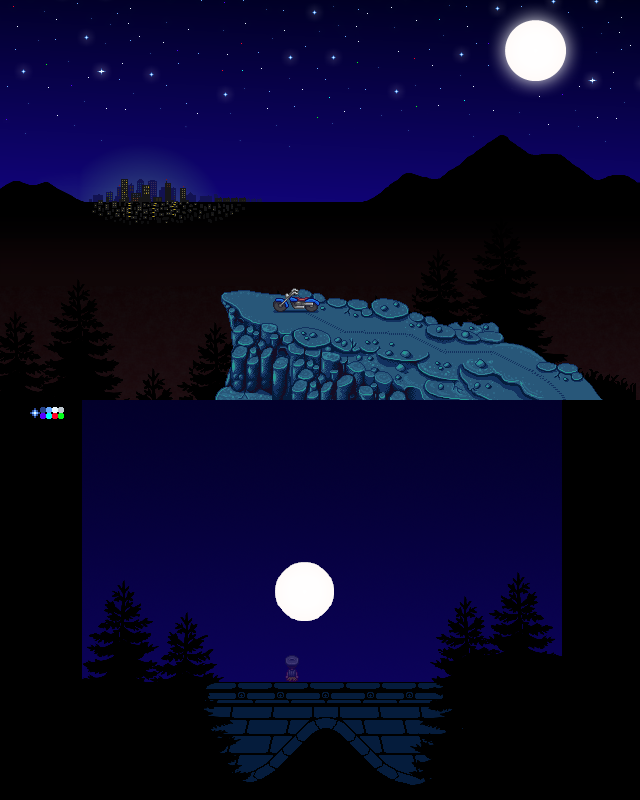
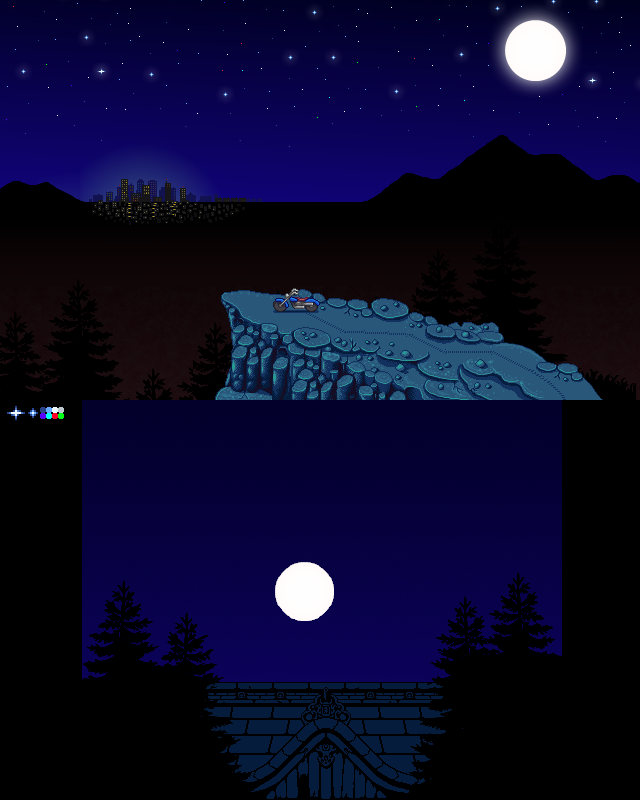
The second 640px x 800px image is a revision of the first. Changes to its layers:
painted on "trees copy" over (136, 666, 202, 717)
renamed "Layer 10" to "roof ornament", painted on it over (301, 687, 351, 726)
painted on "gable tiles" over (235, 719, 419, 786)
painted on "gable" over (307, 724, 345, 725)
added layer "eaves blackout" in group "scene elements" over (227, 721, 423, 792)
added layer "emblem" in group "scene elements" over (314, 740, 338, 769)
added layer "paneling" in group "scene elements" over (253, 745, 399, 799)
added layer "eaves detail" in group "scene elements" over (297, 733, 355, 758)
added layer "eaves" in group "scene elements" over (227, 733, 430, 799)
painted on "gable blackout" over (270, 733, 381, 799)
added layer "cap tiles" in group "scene elements" over (208, 683, 443, 704)
painted on "cap" over (208, 683, 435, 694)
added layer "roof tiles copy" in group "scene elements" over (201, 706, 423, 777)
hid "roof tiles" over (201, 706, 423, 777)
painted on "roof fill" over (227, 733, 430, 799)
hid group "farmer" (1 layers) over (285, 655, 299, 682)
painted on "Layer 2" over (7, 406, 40, 420)
